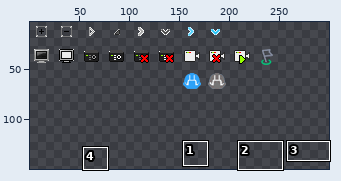
Edited in one commit: sprite sheet (oui/tree/skin/device/imgs/tree-device.png). Above, an overview of the earlier version with the close-up marked.
Close-up. Before:
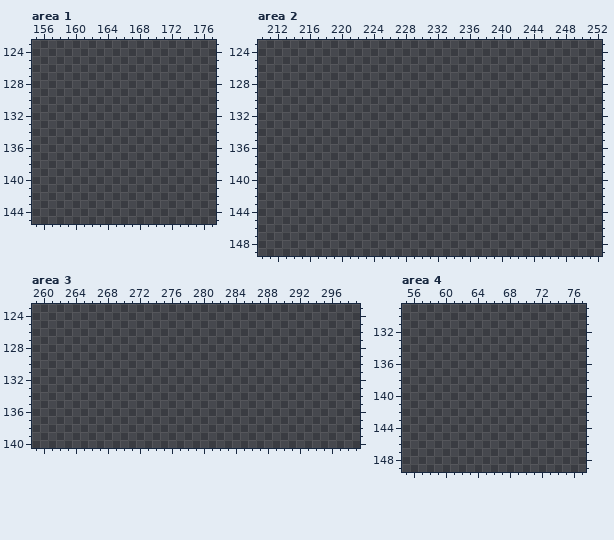
The file is 300x150 pixels. Pixels under 10% opacity are left out. Colours within 5 levels of each other are drawn and written as one. Shown: area 1: x 155..177, y 123..145; area 2: x 210..252, y 123..149; area 3: x 259..299, y 123..140; area 4: x 55..77, y 129..149. The wide view leaves out empty margins. The commit also changed other parts of the picture, which this record leaves out.
New version:
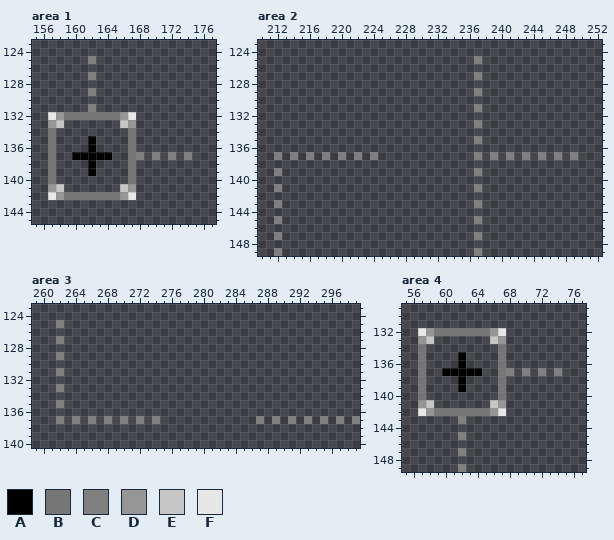
Palette (. is transparent): A #000000  B #767676  C #808080  D #969696  E #c6c6c6  F #e7e7e7
Difference:
Changed rows in their new state; - is an unchanged pixel.
Area 1:
first column x 157:
125 -----C------------
127 -----C------------
129 -----C------------
131 -----C------------
132 FDBBBBBBBDF-------
133 DE-------ED-------
134 B---------B-------
135 B----A----B-------
136 B----A----B-------
137 B--AAAAA--BC-C-C-C
138 B----A----B-------
139 B----A----B-------
140 B---------B-------
141 DE-------ED-------
142 FDBBBBBBBDF-------
Area 2:
first column x 212:
125 -------------------------C------------
127 -------------------------C------------
129 -------------------------C------------
131 -------------------------C------------
133 -------------------------C------------
135 -------------------------C------------
137 C-C-C-C-C-C-C------------C-C-C-C-C-C-C
139 C------------------------C------------
141 C------------------------C------------
143 C------------------------C------------
145 C------------------------C------------
147 C------------------------C------------
149 C------------------------C------------
Area 3:
first column x 262:
125 C-------------------------------------
127 C-------------------------------------
129 C-------------------------------------
131 C-------------------------------------
133 C-------------------------------------
135 C-------------------------------------
137 C-C-C-C-C-C-C------------C-C-C-C-C-C-C
Area 4:
first column x 57:
132 FDBBBBBBBDF-------
133 DE-------ED-------
134 B---------B-------
135 B----A----B-------
136 B----A----B-------
137 B--AAAAA--BC-C-C-C
138 B----A----B-------
139 B----A----B-------
140 B---------B-------
141 DE-------ED-------
142 FDBBBBBBBDF-------
143 -----C------------
145 -----C------------
147 -----C------------
149 -----C------------
Changed places in both close-ups, as pixel boxes (x1, y1, x2, y2):
added: (48, 56, 192, 200)
added: (474, 56, 578, 256)
added: (274, 152, 378, 256)
added: (56, 320, 160, 424)
added: (256, 416, 360, 424)
added: (418, 328, 562, 472)
